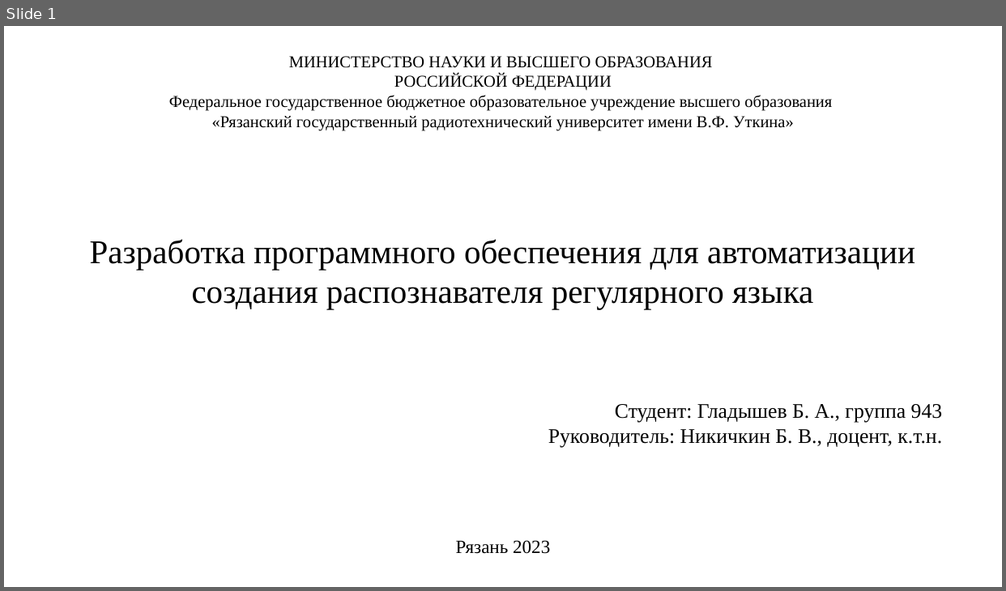
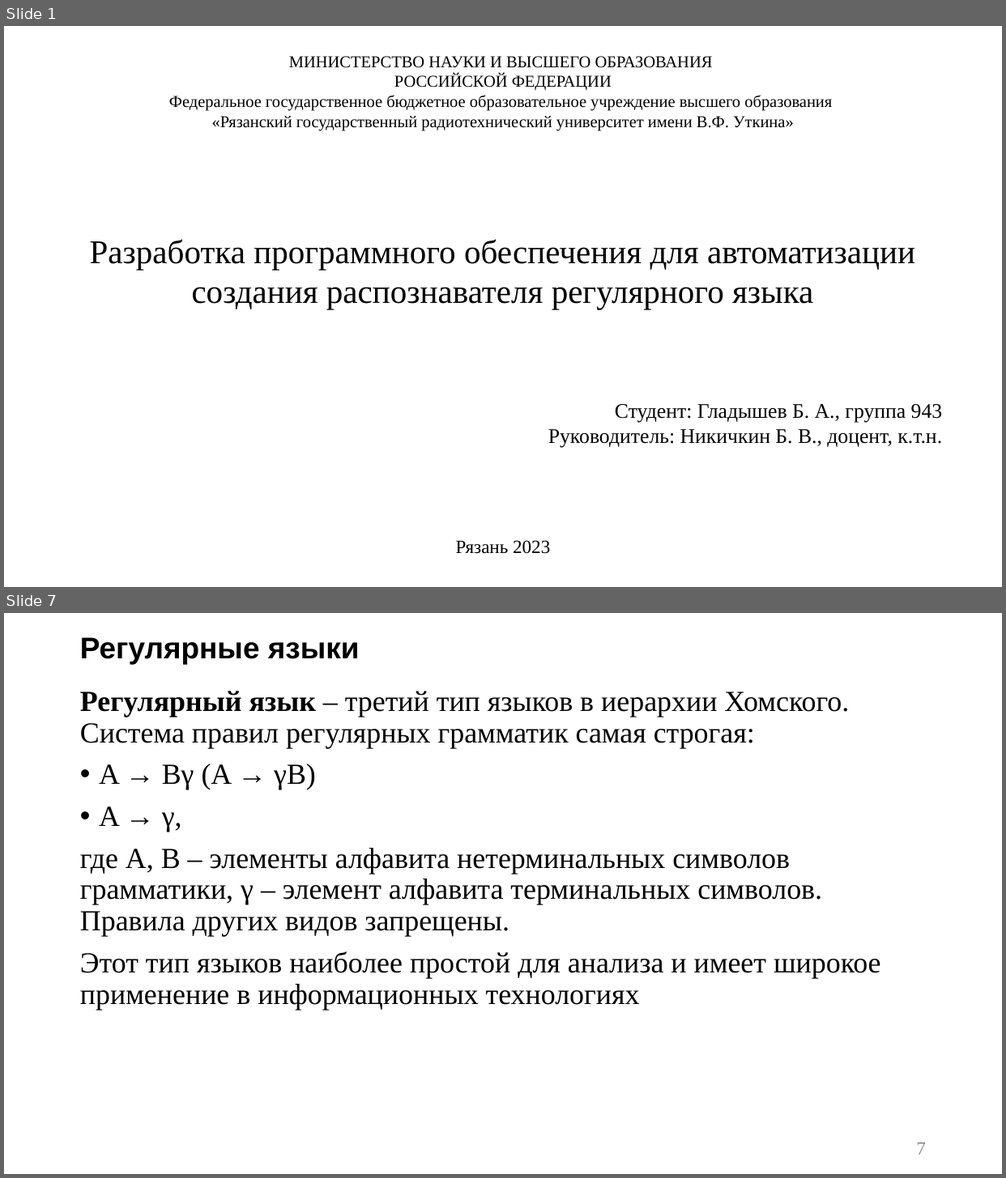
Before and after one commit to p6p62/RecognizerGenerator, a slide deck: Презентация на защиту.pptx. Shown one above the other, each under a label of ours: slide 1 before the commit, slides 1 and 7 after it; the slides between them are not shown. The pictures are 1006x591 and 1006x1178 pixels, drawn with LibreOffice and Linux fonts; fonts in the diff are those of the drawing. Boxes give left, top, right and bottom in pixels: in the first picture for what was removed or moved away, otherwise in the second. Text is boxed around its words. In the diff, an @@ line names an element or a change of style, - is before the commit and + after.

```diff
--- a/Презентация на защиту.pptx
+++ b/Презентация на защиту.pptx
@@ slide 7 added at (4, 613, 1002, 1174), background #FFFFFF @@
@@ title added at (80, 637, 360, 664), 28.8 pt, text #000000, bold @@
+Регулярные языки
@@ text added at (80, 691, 881, 1010), 28 pt, text #000000 @@
+Регулярный язык – третий тип языков в иерархии Хомского. Система правил регулярных грамматик самая строгая:
+• A → Bγ (A → γB)
+• A → γ,
+где A, B – элементы алфавита нетерминальных символов грамматики, γ – элемент алфавита терминальных символов. Правила других видов запрещены.
+Этот тип языков наиболее простой для анализа и имеет широкое применение в информационных технологиях
@@ page number added at (916, 1143, 926, 1155), 18 pt, text #8C8C8C @@
+7
```
Also in this commit, not shown: 7 slides changed, 6 other slides added, 2 slides removed.
